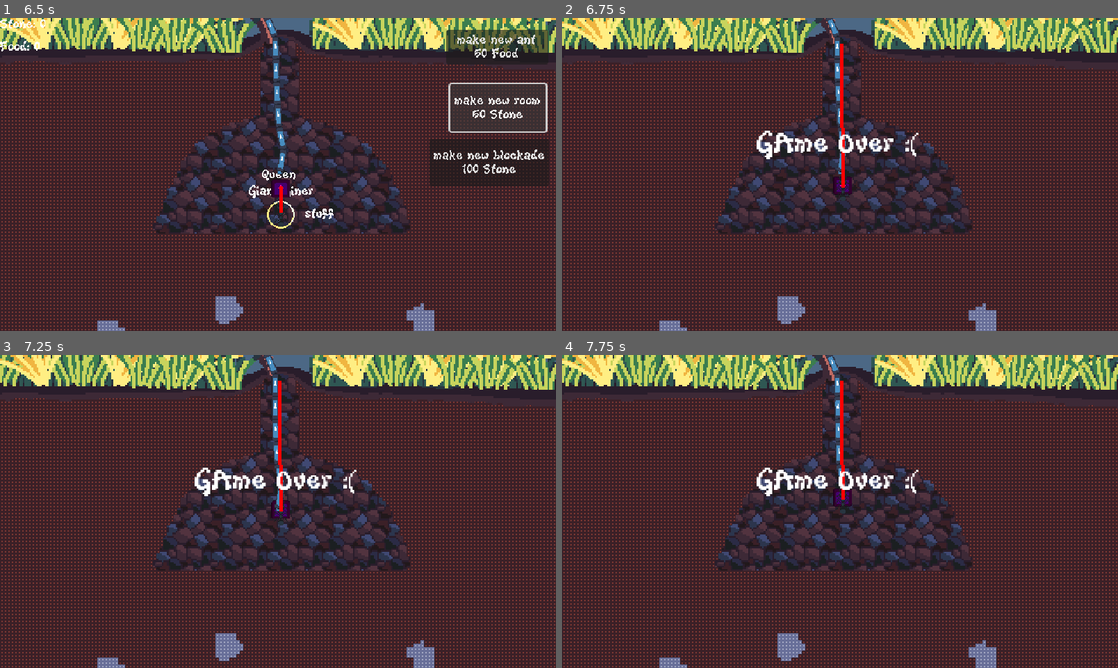
Above: before the commit, frames 1-4 (two rows, left to right).
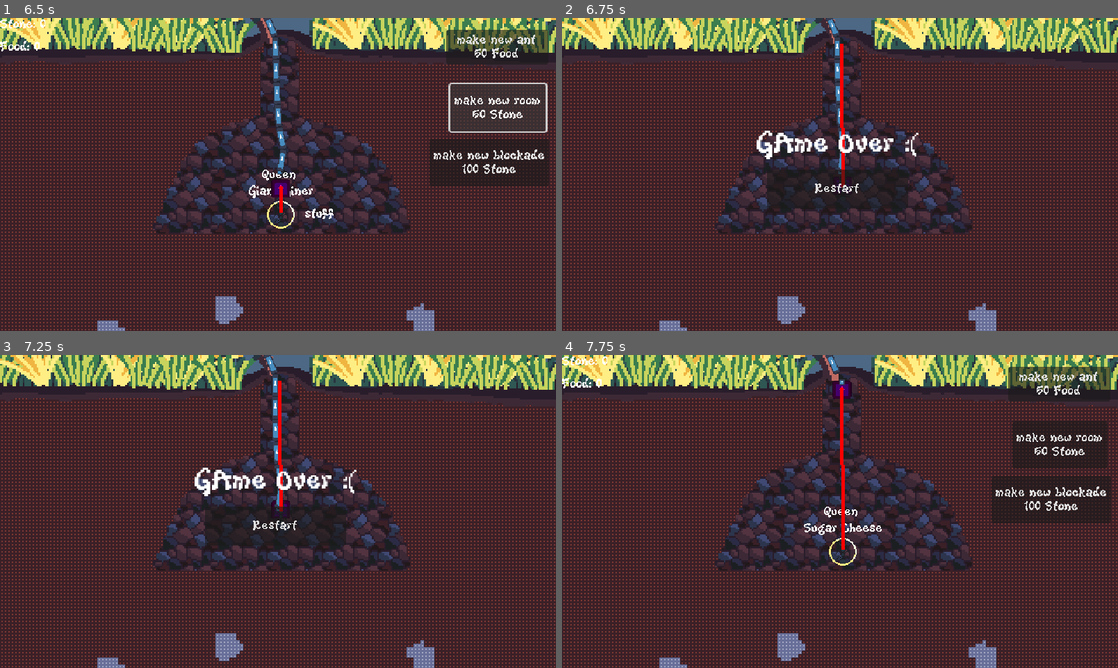
Above: after the commit, the same moments.

Repository: AlbieGray/LD57
Game: Godot game, scene res://Scenes/Game.tscn
Two runs of this game, one before a commit and one after it. Both use one fixed random seed, a clock stepped at 60 frames per second and the inputs below. The engine's default icon, where the game draws it, is replaced by a stand-in: a white triangle on a blue panel in a dark square.
Inputs (mouse positions are in pixels of both pictures, inside the frame that each line leads up to):
- Up to frame 1 (6.5 s): click "make new ant 50 Food" at 0.5 s; click "make new ant 50 Food" at 1.25 s; click "make new room 50 Stone" at 2 s; click "make new room 50 Stone" at 2.75 s; click "make new blockade 100 Stone" at 3.5 s; click "make new blockade 100 Stone" at 4.25 s; click "make new ant 50 Food" at 5 s; click "make new room 50 Stone" at 5.75 s
- Up to frame 2 (6.75 s): click "make new blockade 100 Stone" at 6.5 s
- Up to frame 3 (7.25 s): no input
- Up to frame 4 (7.75 s): click (840, 527) at 7.25 s, where only the run after the commit has a clickable "Restart"

Frame 1 is identical in both runs. In frame 2, 1.1% of the frame differs, in the area x 36-63%, y 48-61%; in frame 3, 1.1%; in frame 4, 4.6%, in the area x 0-99%, y 0-68%.

Commit message:
added restart

Diff:
--- /dev/null
+++ b/over.gd
@@ -0,0 +1,6 @@
+extends Control
+
+
+func _on_restart_button_pressed() -> void:
+	get_tree().reload_current_scene()
+	pass # Replace with function body.
--- a/over.tscn
+++ b/over.tscn
@@ -1,4 +1,6 @@
-[gd_scene load_steps=2 format=3 uid="uid://cj8ttag7ilaxm"]
+[gd_scene load_steps=3 format=3 uid="uid://cj8ttag7ilaxm"]
+
+[ext_resource type="Script" uid="uid://bsb6k6yich34l" path="res://over.gd" id="1_qc7qc"]
 
 [sub_resource type="LabelSettings" id="LabelSettings_0i1v2"]
 font_size = 35
@@ -10,6 +12,7 @@
 anchor_bottom = 1.0
 grow_horizontal = 2
 grow_vertical = 2
+script = ExtResource("1_qc7qc")
 
 [node name="Label" type="Label" parent="."]
 layout_mode = 0
@@ -19,3 +22,13 @@
 offset_bottom = 236.0
 text = "GAme Over :("
 label_settings = SubResource("LabelSettings_0i1v2")
+
+[node name="RestartButton" type="Button" parent="."]
+layout_mode = 0
+offset_left = 236.0
+offset_top = 174.0
+offset_right = 398.0
+offset_bottom = 219.0
+text = "Restart"
+
+[connection signal="pressed" from="RestartButton" to="." method="_on_restart_button_pressed"]
Not shown, added: over.gd.uid
